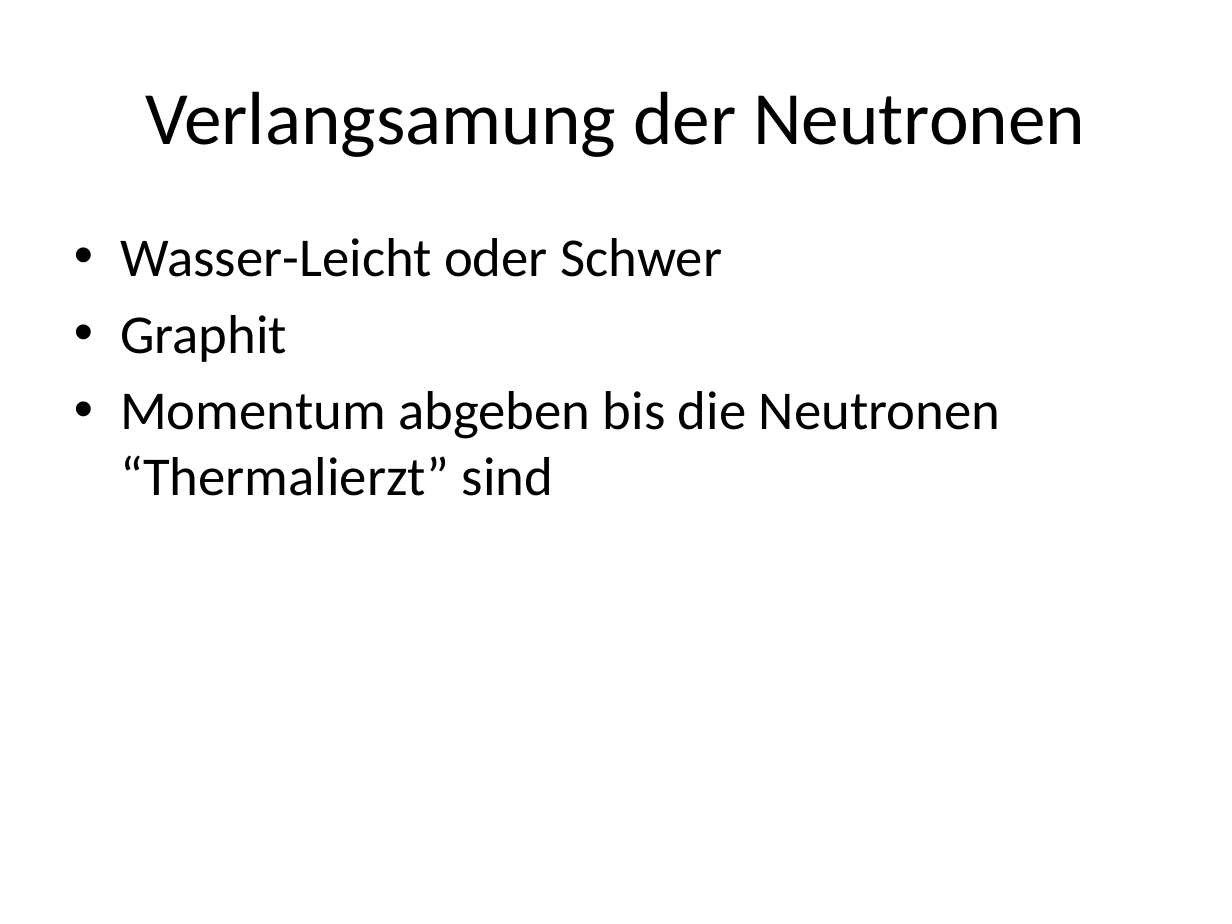
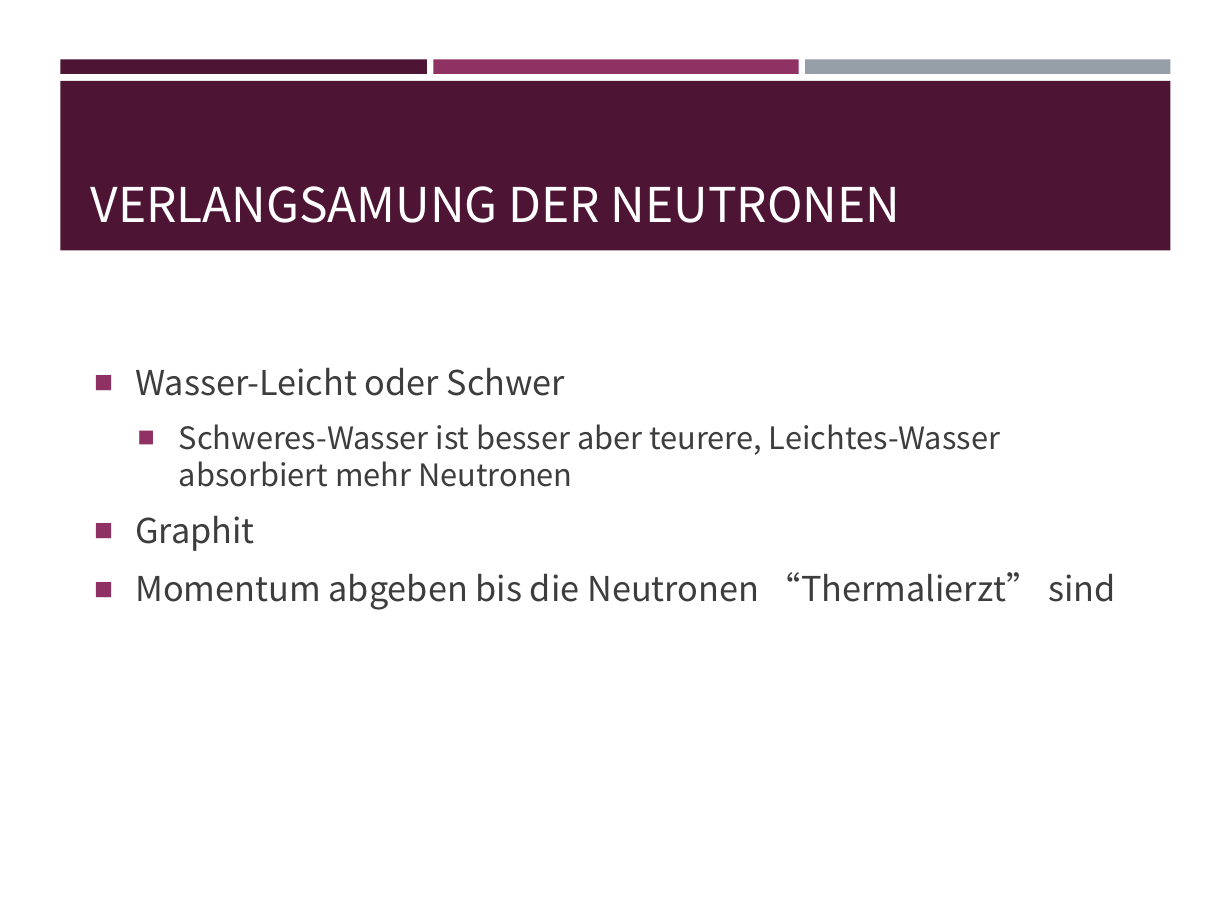
Before and after one commit to EnemyoftheFarmer/Thorium-Presentation, a slide deck: slide 13 of Thorium Reactors.pptx (slide 12 before the commit). Drawn at 1232x924 pixels with LibreOffice and Linux fonts; fonts in the diff are those of the drawing. Boxes give left, top, right and bottom in pixels: in the first picture for what was removed or moved away, otherwise in the second. Text is boxed around its words. In the diff, an @@ line names an element or a change of style, - is before the commit and + after.

```diff
--- a/Thorium Reactors.pptx
+++ b/Thorium Reactors.pptx
@@ rectangle added at [60, 59, 426, 74], fill #4D1434 @@
@@ rectangle added at [434, 59, 798, 74], fill #903163 @@
@@ rectangle added at [806, 59, 1170, 74], fill #969FA7 @@
@@ rectangle added at [60, 81, 1170, 251], fill #4D1434 @@
@@ title "VERLANGSAMUNG DER NEUTRONEN" at [91, 186, 900, 223]: vertical alignment middle to bottom @@
@@ title at [91, 186, 900, 223]: text changed; size 44 to 28 pt; font Calibri to Noto Sans CJK SC; text colour #000000 to #FFFFFF @@
-Verlangsamung der Neutronen
+VERLANGSAMUNG DER NEUTRONEN
@@ text "Wasser-Leicht oder Schwer": place and size @@
-text "Wasser-Leicht oder Schwer" at [120, 238, 1000, 496]
+text "Wasser-Leicht oder Schwer" at [135, 367, 1116, 610]
@@ text "Wasser-Leicht oder Schwer" at [135, 367, 1116, 610]: vertical alignment top to middle @@
@@ text at [135, 367, 1116, 610]: size 32 to 20 pt, font Calibri to Noto Sans CJK SC, text colour #000000 to #3D3D3D in "Wasser-Leicht oder Schwer", "Graphit", "Momentum abgeben bis die Neutronen “Thermalierzt” sind"; bullet • to ■; more space between paragraphs @@
@@ text at [179, 424, 1000, 487]: paragraph added @@
+  ■ Schweres-Wasser ist besser aber teurere, Leichtes-Wasser absorbiert mehr Neutronen
```
Also in this commit, not shown: 17 other slides changed, 2 slides added.
